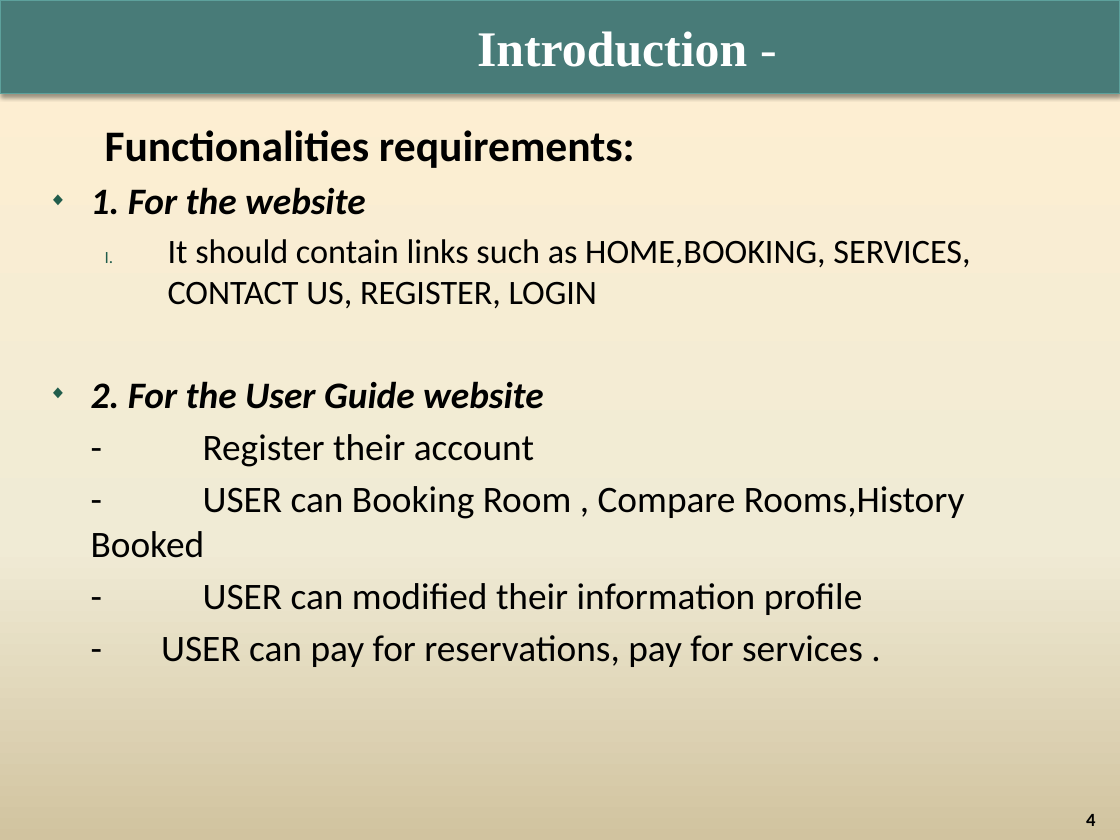
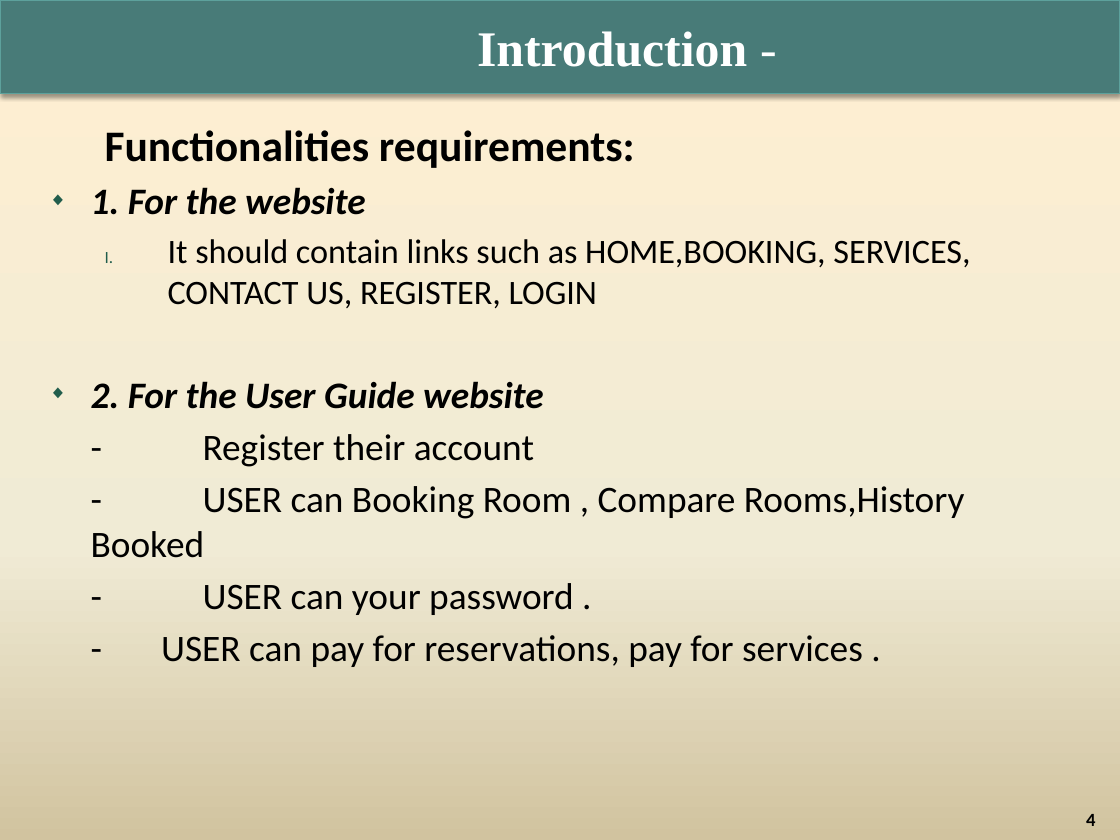
Before and after one commit to lytie/Projectsem4, a slide deck: slide 4 of doc/Project4_Report.pptx. Drawn at 1120x840 pixels with LibreOffice and Linux fonts; fonts in the diff are those of the drawing; background and template pictures are left out. Boxes give left, top, right and bottom in pixels: in the first picture for what was removed or moved away, otherwise in the second. Text is boxed around its words. In the diff, an @@ line names an element or a change of style, - is before the commit and + after.

```diff
--- a/doc/Project4_Report.pptx
+++ b/doc/Project4_Report.pptx
@@ text at [203, 583, 574, 615]: text changed @@
-- USER can modified their information profile
+- USER can your password .
```
Also in this commit, not shown: 2 other slides changed, 4 other files.
